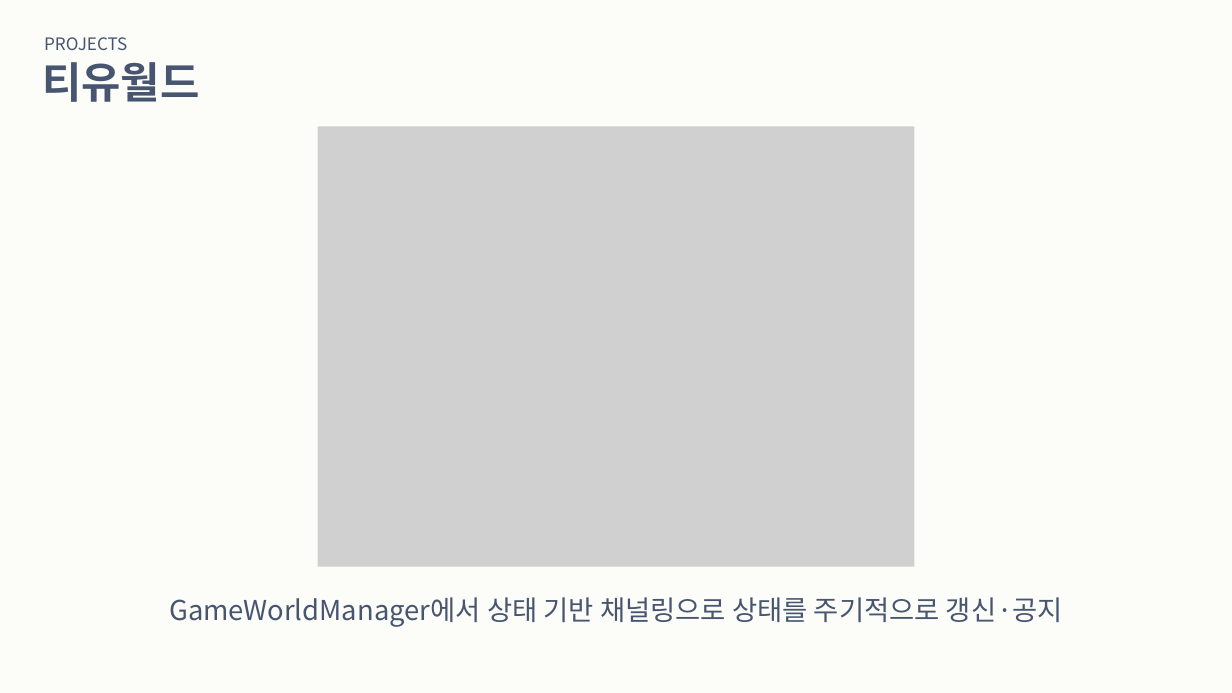
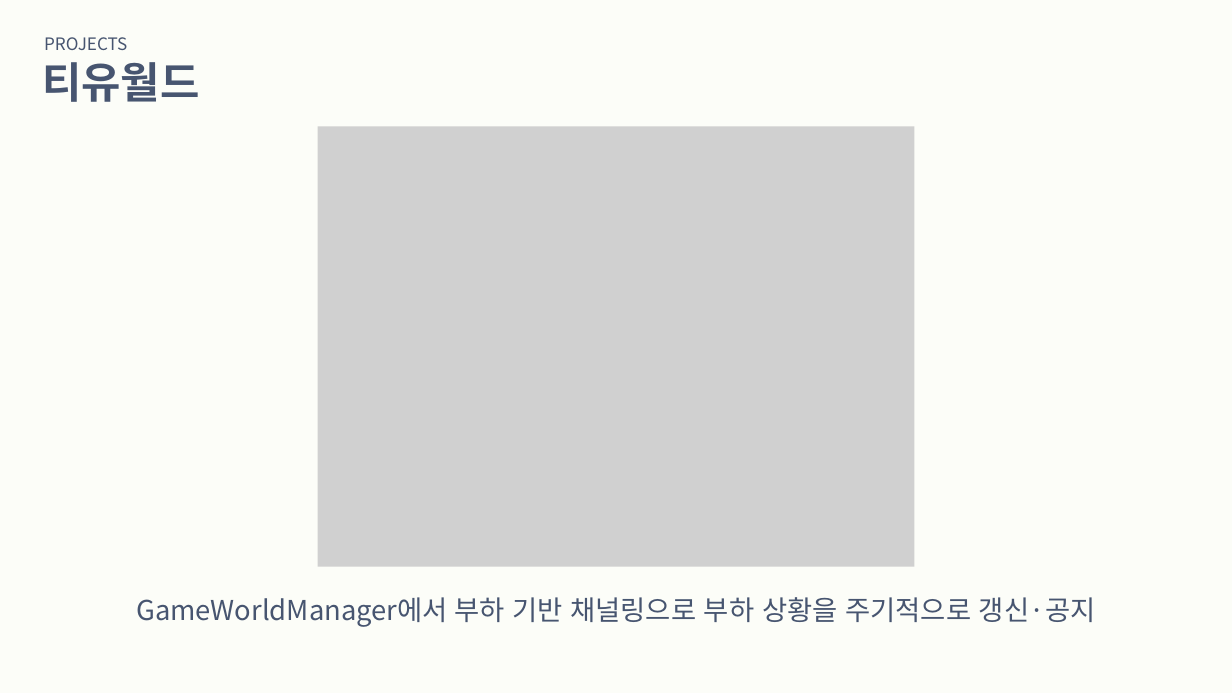
Before and after one commit to sungone/GP2025, a slide deck: slide 8 of 문서/포트폴리오/황수지/황수지포트폴리오.pptx. Drawn at 1232x693 pixels with LibreOffice and Linux fonts; fonts in the diff are those of the drawing; grey boxes stand for pictures. Boxes give left, top, right and bottom in pixels: in the first picture for what was removed or moved away, otherwise in the second. Text is boxed around its words. In the diff, an @@ line names an element or a change of style, - is before the commit and + after.

```diff
--- a/문서/포트폴리오/황수지/황수지포트폴리오.pptx
+++ b/문서/포트폴리오/황수지/황수지포트폴리오.pptx
@@ text at (x1=136, y1=597, x2=1096, y2=627): text changed @@
-GameWorldManager에서 상태 기반 채널링으로 상태를 주기적으로 갱신·공지
+GameWorldManager에서 부하 기반 채널링으로 부하 상황을 주기적으로 갱신·공지
```
Also in this commit, not shown: 5 other slides changed, 1 other file.
